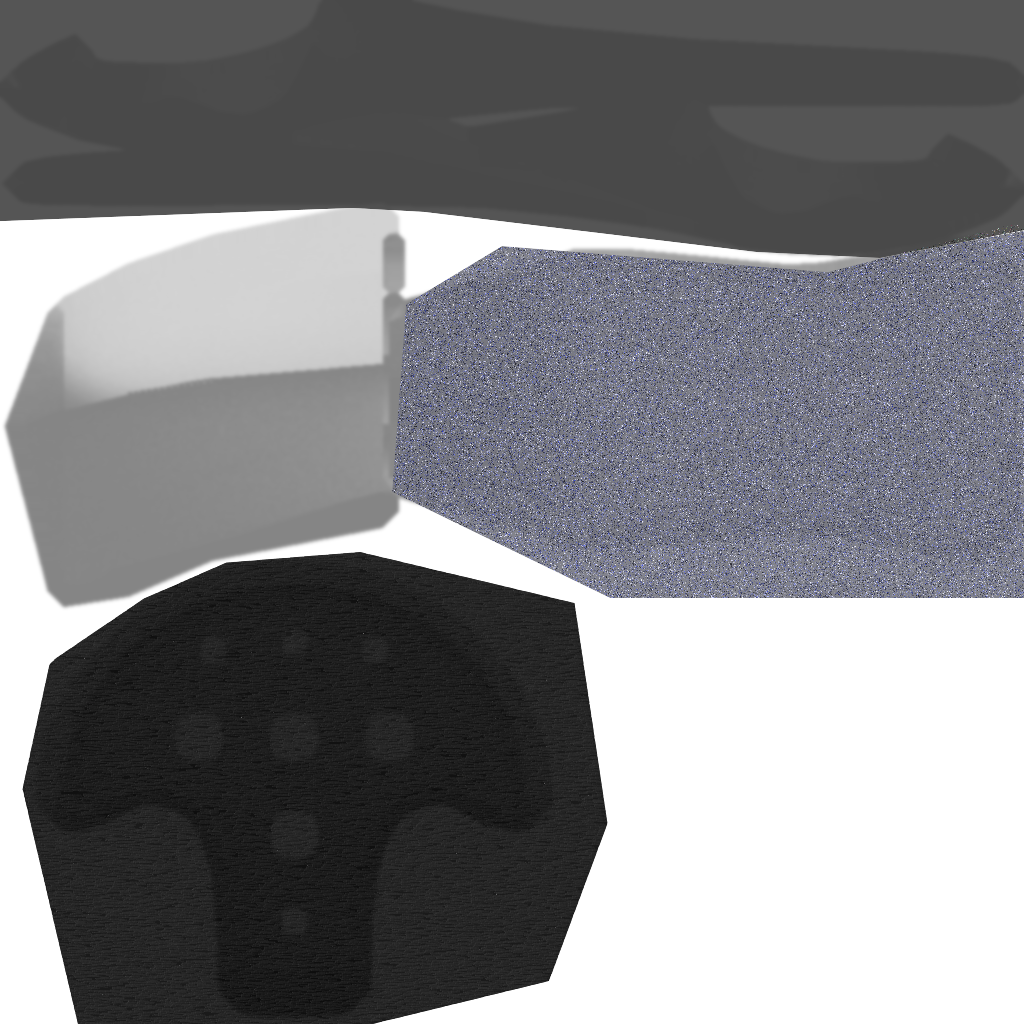
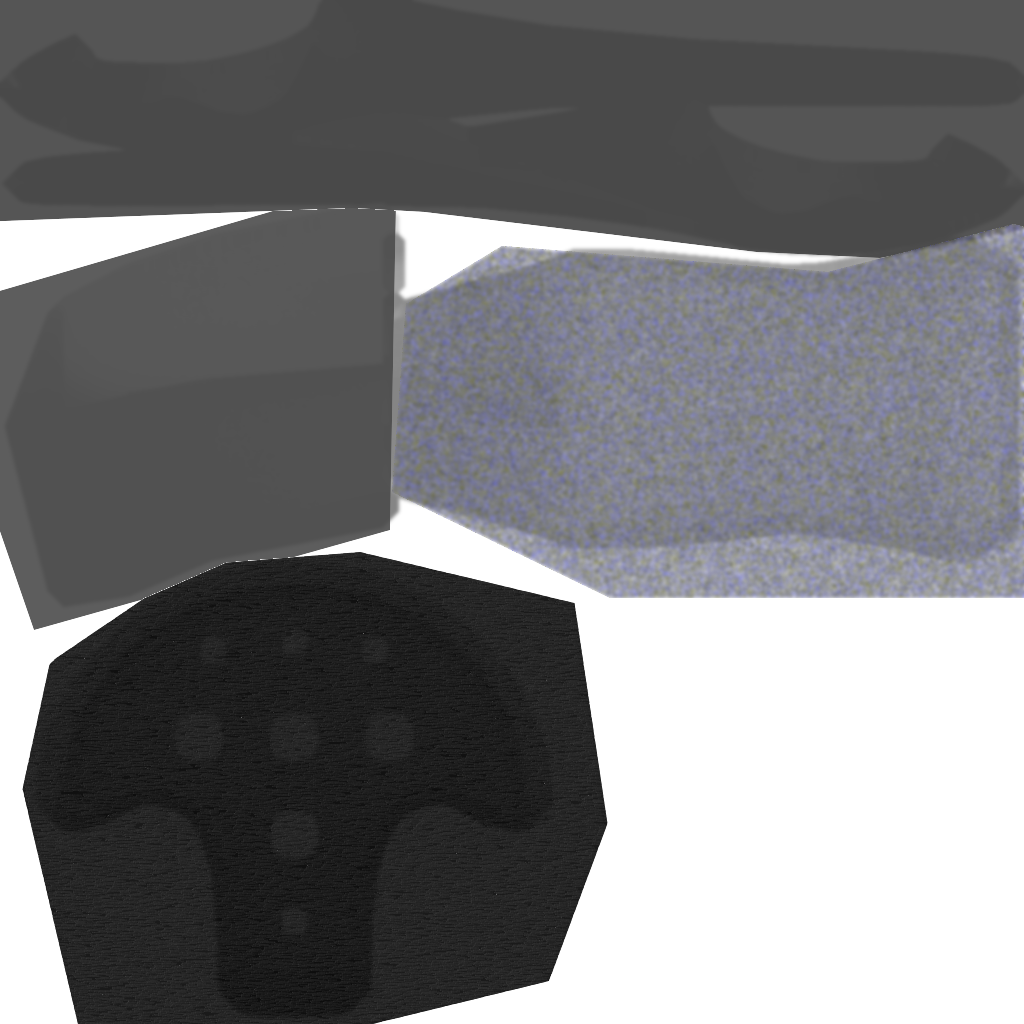
Two versions of the same layered image (1024x1024). Layer-by-layer changes:
painted on "texlayer" over [left=0, top=208, right=1024, bottom=630]
